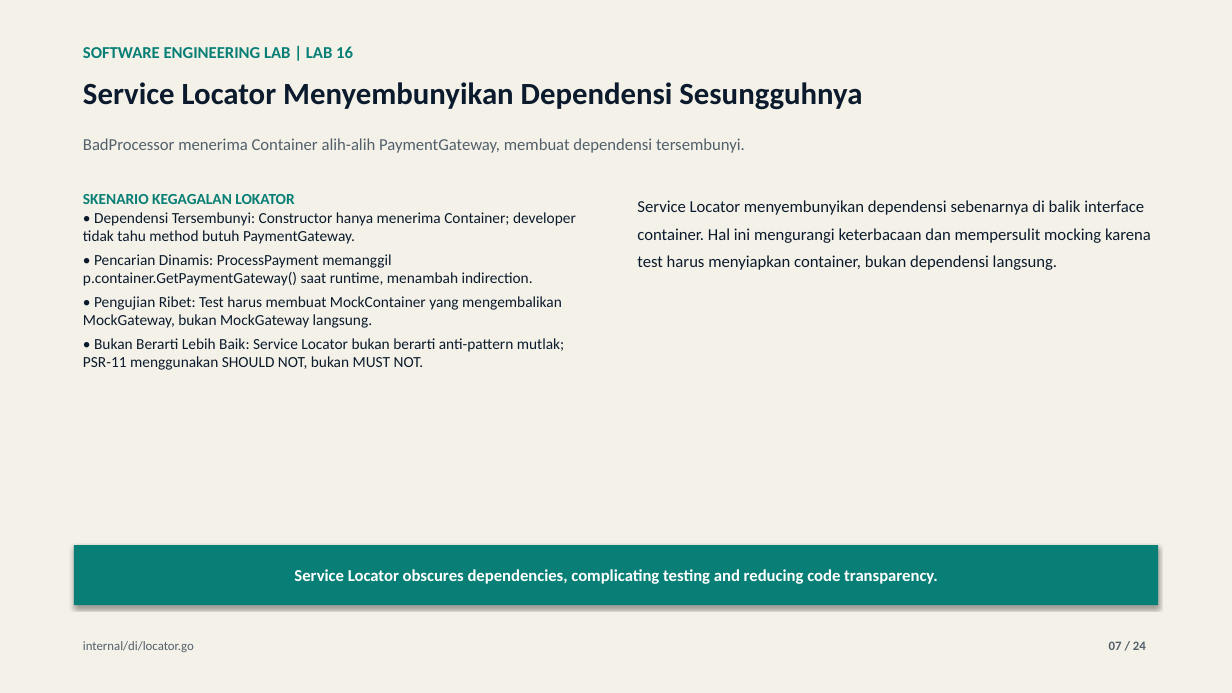
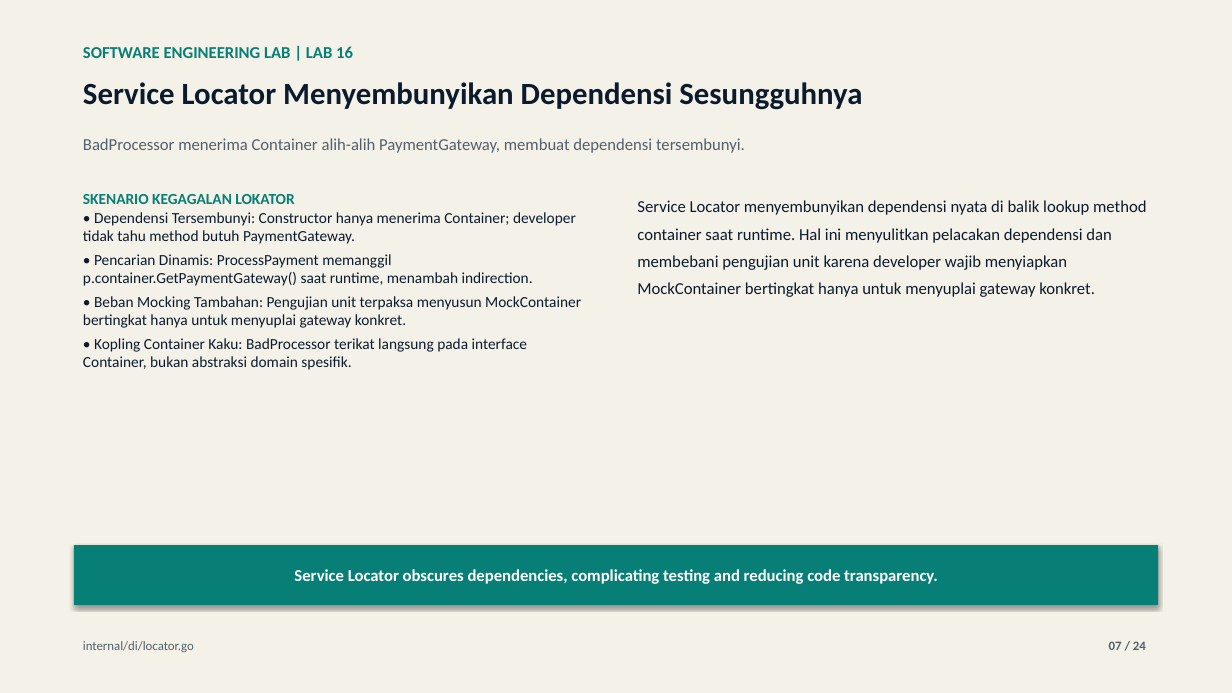
Before and after one commit to lukman-ss/software-engineering-lab, a slide deck: slide 7 of labs/16-dependency-injection/result/linkedin/lab-16-dependency-injection-carousel.pptx. Drawn at 1232x693 pixels with LibreOffice and Linux fonts; fonts in the diff are those of the drawing. Boxes give left, top, right and bottom in pixels: in the first picture for what was removed or moved away, otherwise in the second. Text is boxed around its words. In the diff, an @@ line names an element or a change of style, - is before the commit and + after.

```diff
--- a/labs/16-dependency-injection/result/linkedin/lab-16-dependency-injection-carousel.pptx
+++ b/labs/16-dependency-injection/result/linkedin/lab-16-dependency-injection-carousel.pptx
@@ text at [637,200,1146,297]: text changed @@
-Service Locator menyembunyikan dependensi sebenarnya di balik interface container. Hal ini mengurangi keterbacaan dan mempersulit mocking karena test harus menyiapkan container, bukan dependensi langsung.
+Service Locator menyembunyikan dependensi nyata di balik lookup method container saat runtime. Hal ini menyulitkan pelacakan dependensi dan membebani pengujian unit karena developer wajib menyiapkan MockContainer bertingkat hanya untuk menyuplai gateway konkret.
@@ text at [83,296,581,370]: text changed @@
-• Pengujian Ribet: Test harus membuat MockContainer yang mengembalikan MockGateway, bukan MockGateway langsung.
-• Bukan Berarti Lebih Baik: Service Locator bukan berarti anti-pattern mutlak; PSR-11 menggunakan SHOULD NOT, bukan MUST NOT.
+• Beban Mocking Tambahan: Pengujian unit terpaksa menyusun MockContainer bertingkat hanya untuk menyuplai gateway konkret.
+• Kopling Container Kaku: BadProcessor terikat langsung pada interface Container, bukan abstraksi domain spesifik.
```
Also in this commit, not shown: 10 other slides changed, 34 other files.
